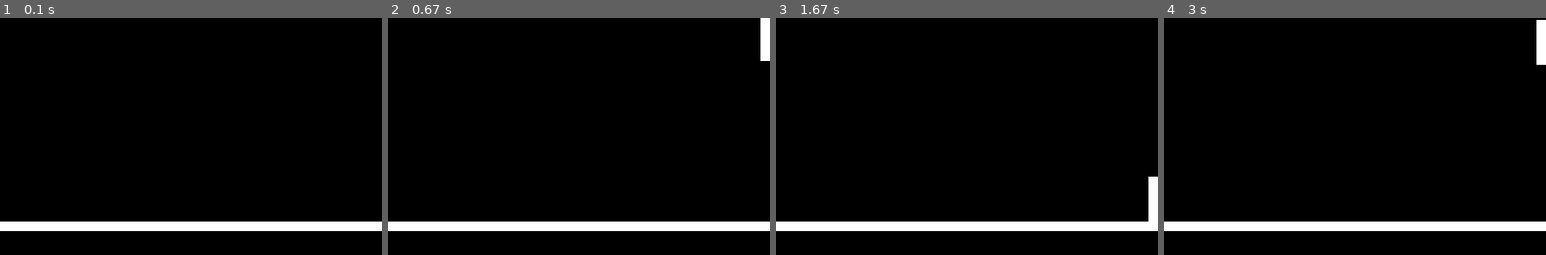
Above: before the commit, frames 1-4 (left to right).
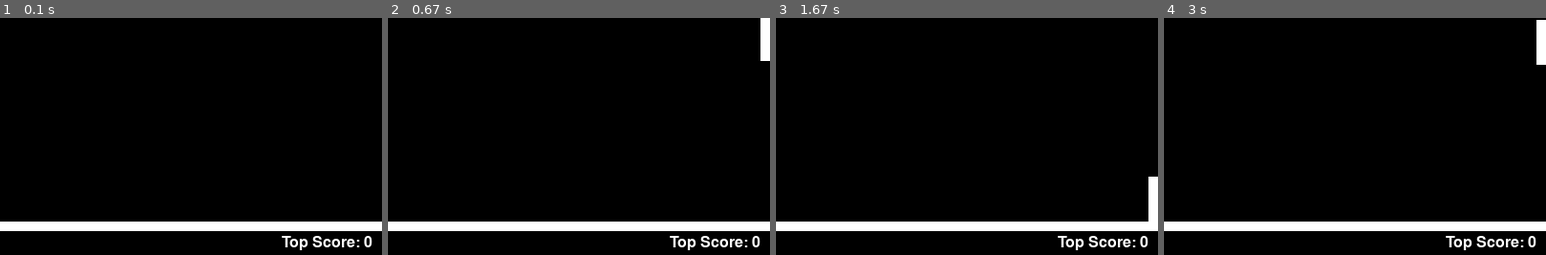
Above: after the commit, the same moments.

Repository: OliverWBurke/pygame-learning
Game: pygame game, started from main.py
Same seed, same stepped clock (60 frames per second), same inputs: the game is played once before the commit and once after it.
Inputs (mouse positions are % of the whole screen's width and height, from its top left):
- Up to frame 1 (0.1 s): no input
- Up to frame 2 (0.67 s): click (50, 50) at 0.4 s
- Up to frame 3 (1.67 s): click (64, 57) at 0.73 s; click (16, 74) at 1.07 s; click (87, 84) at 1.4 s
- Up to frame 4 (3 s): click (22, 35) at 1.73 s; click (42, 43) at 2.07 s; click (86, 62) at 2.4 s; click (40, 50) at 2.73 s
The pictures show only the part of the screen within x 50-100%, y 50-100%; the shares and areas given below are measured in that part.

The runs differ from the first frame. In frame 1, 0.6% of the frame differs, in the area x 73-98%, y 91-98%; in frame 2, 0.6%; in frame 3, 0.6%; in frame 4, 0.6%.

Commit message:
refine game loop and add top score

Diff:
--- a/main.py
+++ b/main.py
@@ -1,3 +1,4 @@
+import sys
 from time import sleep
 import random
 import logging
@@ -6,7 +7,7 @@
 
 
 class Game:
-    def __init__(self):
+    def __init__(self, top_score=0):
         self.SCREEN_WIDTH = 800
         self.SCREEN_HEIGHT = 500
         self.SCORE_HEIGHT = 25
@@ -16,8 +17,10 @@
         self.FOREGROUND_COLOUR = "White"
         self.status = "playing"
         self.score = 0
+        self.top_score = top_score
         self.screen = self.get_screen()
         self.display_score()
+        self.display_top_score()
         self.draw_borders()
         self.paddle = Paddle(self)
         self.balls = []
@@ -43,6 +46,23 @@
 
         self.screen.blit(
             text, (10, self.GAME_HEIGHT + (self.SCORE_HEIGHT - font_height) / 2,),
+        )
+        pygame.display.update()
+
+    def display_top_score(self):
+        font = pygame.font.SysFont(None, 24)
+
+        text = font.render(
+            f"Top Score: {self.top_score}", True, pygame.Color(self.FOREGROUND_COLOUR)
+        )
+        font_height = text.get_height()
+        font_width = text.get_width()
+        self.screen.blit(
+            text,
+            (
+                self.SCREEN_WIDTH - font_width - 10,
+                self.GAME_HEIGHT + (self.SCORE_HEIGHT - font_height) / 2,
+            ),
         )
         pygame.display.update()
 
@@ -260,20 +280,30 @@
 
     game_setup = Game()
 
-    while game_setup.status == "playing":
-        e = pygame.event.poll()
-        if e.type == pygame.QUIT:
-            break
-        sleep(0.05)
-        game_setup.update()
-        logging.info(f"Score is {game_setup.score}")
-
-    while game_setup.status == "game over":
-        e = pygame.event.poll()
-        if e.type == pygame.QUIT:
-            break
-        if e.type == pygame.KEYDOWN:
-            break
+    while True:
+
+        if game_setup.status == "playing":
+            events = pygame.event.get()
+            for e in events:
+                if e.type == pygame.QUIT:
+                    pygame.display.quit()
+                    pygame.quit()
+                    sys.exit()
+            sleep(0.05)
+            game_setup.update()
+            logging.info(f"Score is {game_setup.score}")
+
+        if game_setup.status == "game over":
+            events = pygame.event.get()
+            for e in events:
+                if e.type == pygame.QUIT:
+                    pygame.display.quit()
+                    pygame.quit()
+                    sys.exit()
+                if e.type == pygame.KEYDOWN:
+                    game_setup = Game(
+                        top_score=max(game_setup.score, game_setup.top_score)
+                    )
 
 
 if __name__ == "__main__":
